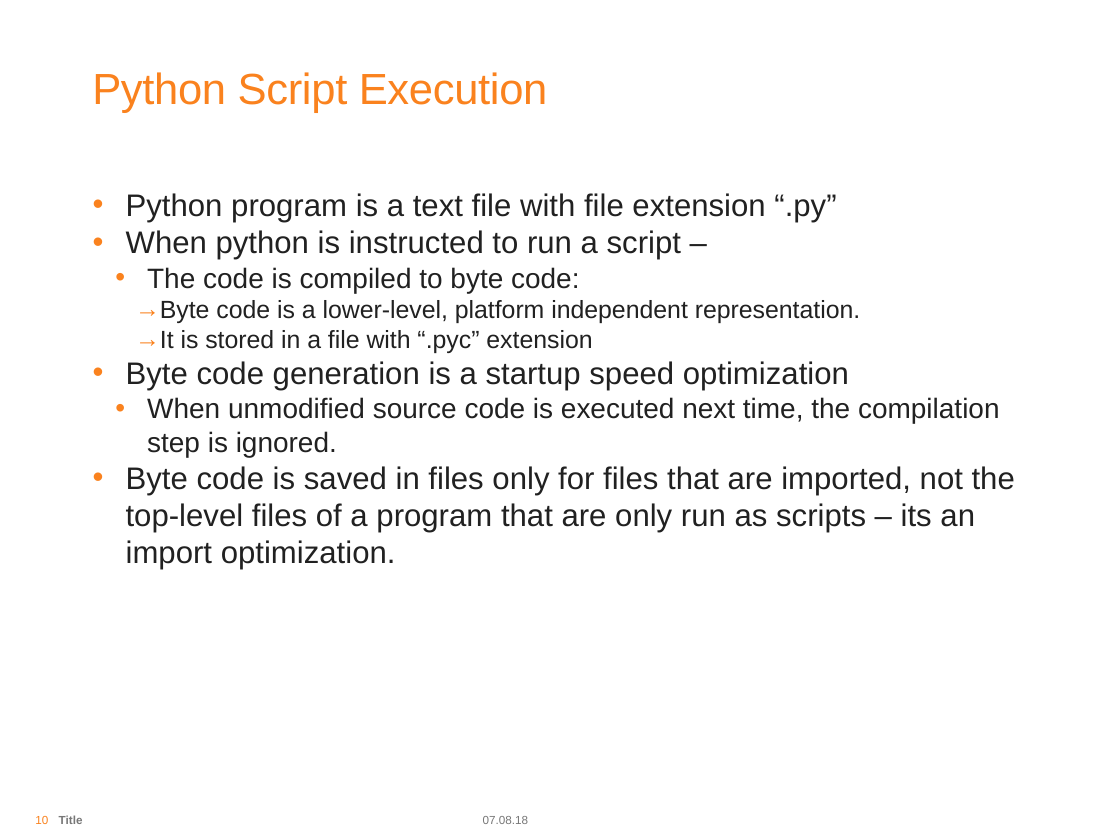
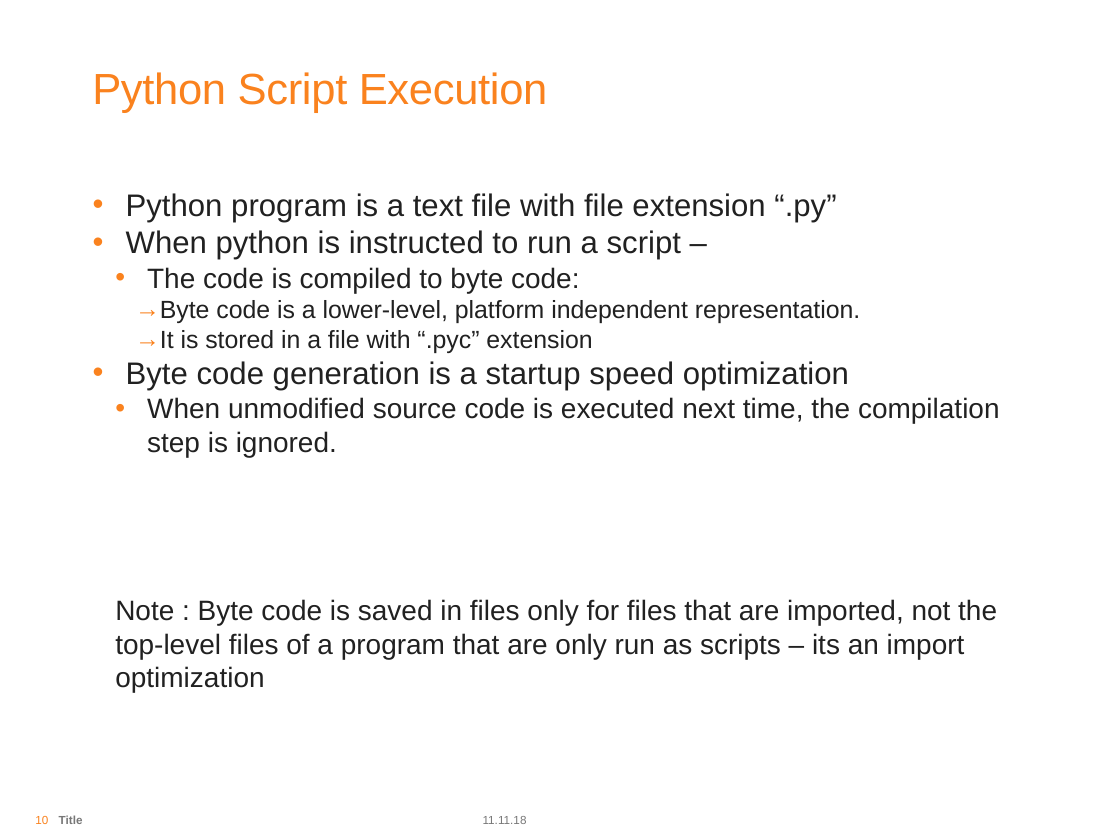
Before and after one commit to arjunrautela/Introduction-To-Python, a slide deck: slide 10 of PPT/Introduction To Python Day 1.pptx. Drawn at 1120x840 pixels with LibreOffice and Linux fonts; fonts in the diff are those of the drawing; background and template pictures are left out. Boxes give left, top, right and bottom in pixels: in the first picture for what was removed or moved away, otherwise in the second. Text is boxed around its words. In the diff, an @@ line names an element or a change of style, - is before the commit and + after.

```diff
--- a/PPT/Introduction To Python Day 1.pptx
+++ b/PPT/Introduction To Python Day 1.pptx
@@ text at [115, 599, 997, 692]: text changed; size 20 to 18 pt @@
-• Byte code is saved in files only for files that are imported, not the top-level files of a program that are only run as scripts – its an import optimization.
+  Note : Byte code is saved in files only for files that are imported, not the top-level files of a program that are only run as scripts – its an import optimization
@@ text at [483, 816, 527, 824]: text changed @@
-07.08.18
+11.11.18
```
Also in this commit, not shown: 57 other slides changed, 24 other files.
